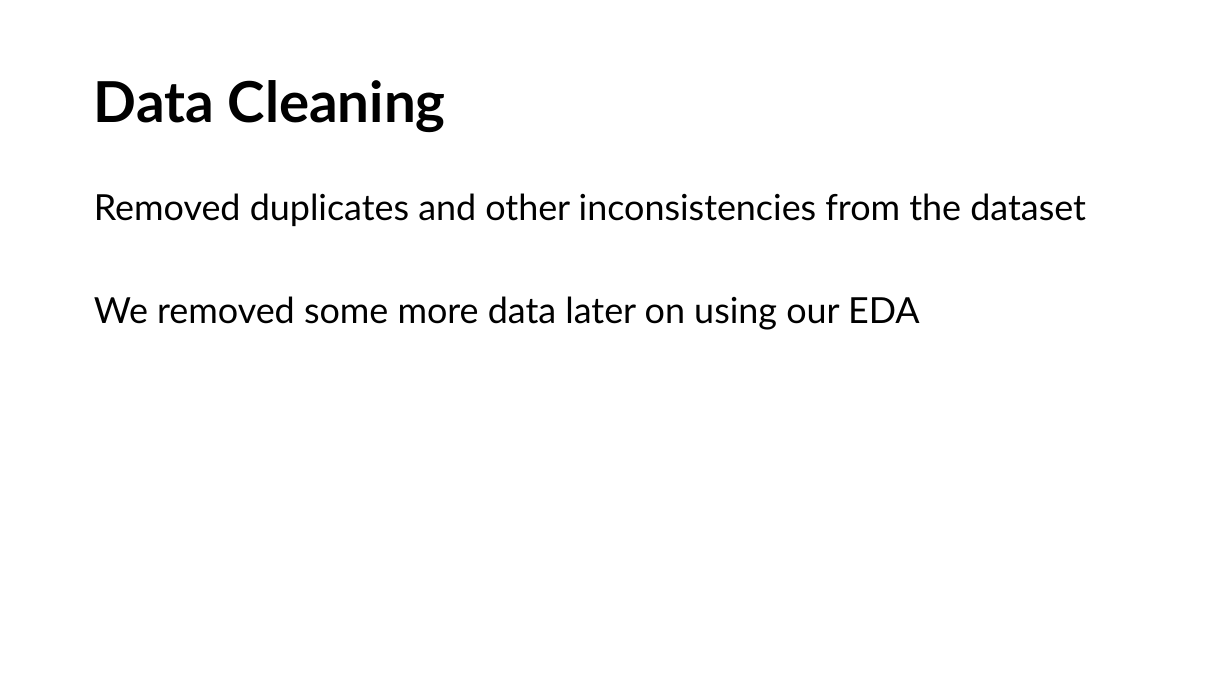
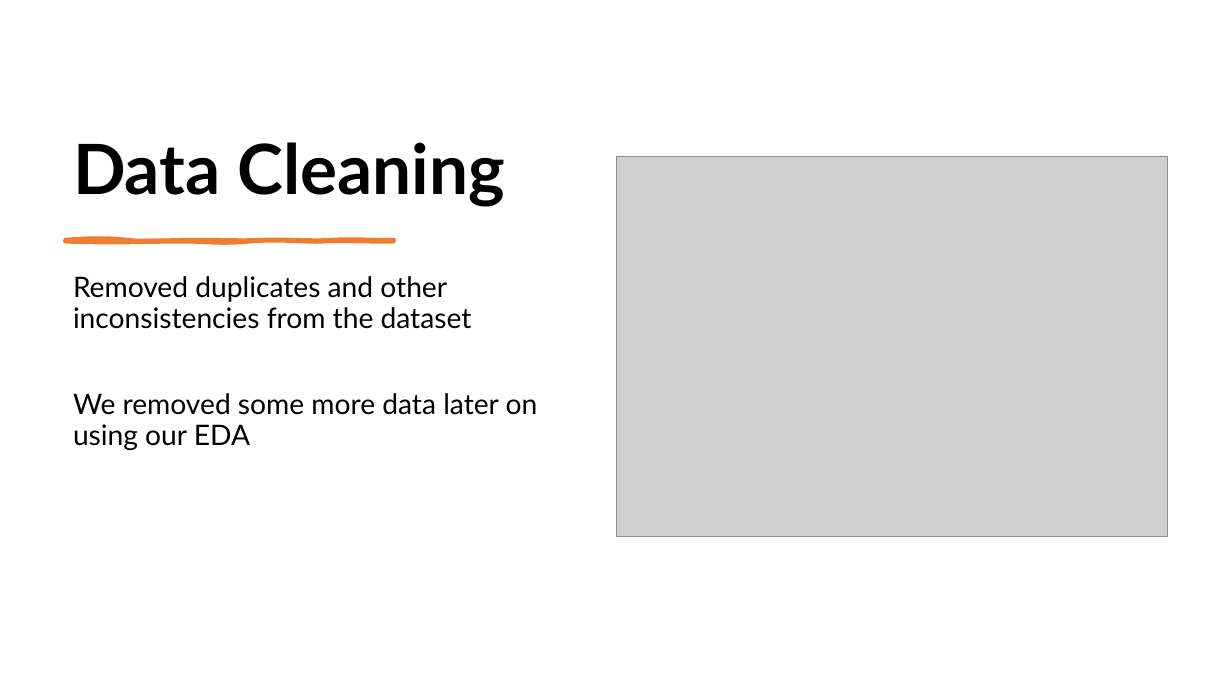
Before and after one commit to omersh1998/song-prediction-final-project, a slide deck: slide 5 of presentation/song_prediction.pptx. Drawn at 1232x693 pixels with LibreOffice and Linux fonts; fonts in the diff are those of the drawing; grey boxes stand for pictures. Boxes give left, top, right and bottom in pixels: in the first picture for what was removed or moved away, otherwise in the second. Text is boxed around its words. In the diff, an @@ line names an element or a change of style, - is before the commit and + after.

```diff
--- a/presentation/song_prediction.pptx
+++ b/presentation/song_prediction.pptx
@@ title "Data Cleaning" moved from (x1=94, y1=80, x2=446, y2=132) to (x1=73, y1=142, x2=504, y2=207) @@
@@ title "Data Cleaning" at (x1=73, y1=142, x2=504, y2=207): size 44 to 54 pt; vertical alignment middle to bottom @@
@@ picture added at (x1=616, y1=156, x2=1168, y2=537) @@
@@ text "Removed duplicates and other inconsistencies ..." moved from (x1=94, y1=193, x2=1086, y2=330) to (x1=73, y1=276, x2=538, y2=450) @@
@@ text "Removed duplicates and other inconsistencies ..." at (x1=73, y1=276, x2=538, y2=450): size 28 to 22 pt @@
@@ freeform shape added at (x1=65, y1=240, x2=394, y2=242), fill #ED7D31, outline #ED7D31 3 pt @@
```
Also in this commit, not shown: 8 other slides changed, 1 slide removed.
